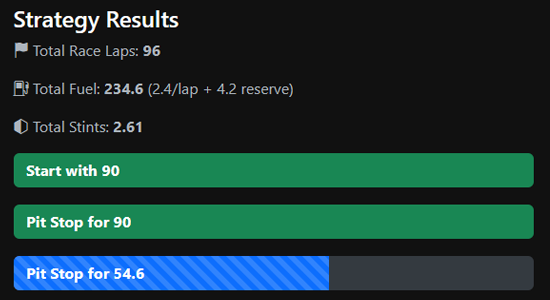
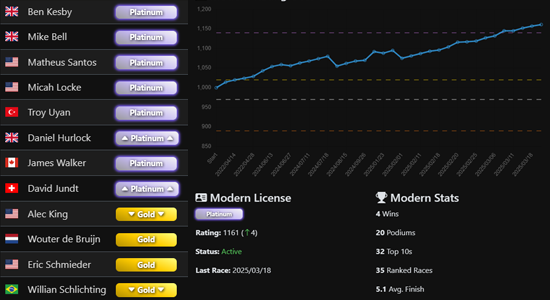
Layers edited between the first and the second 550 x 300 image:
added layer "Layer 3" above "Layer 2" over [106, 0, 187, 299]
added layer "Layer 2" above "Layer 1" over [0, 0, 188, 299]
added layer "Layer 1" above "fuel" over [183, 0, 545, 295]
renamed "Layer 1" to "fuel", hid it over [0, 0, 545, 299]
